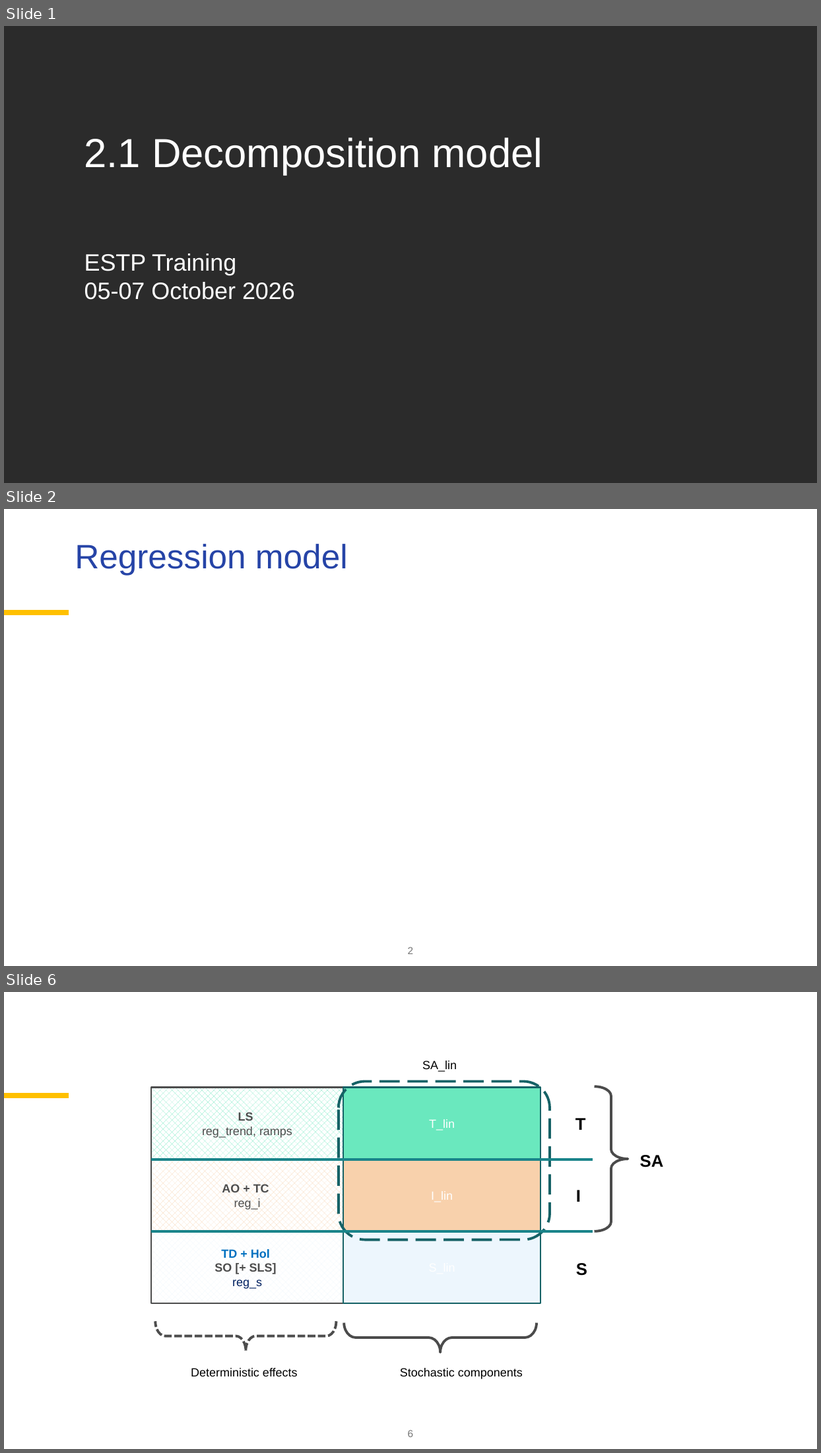
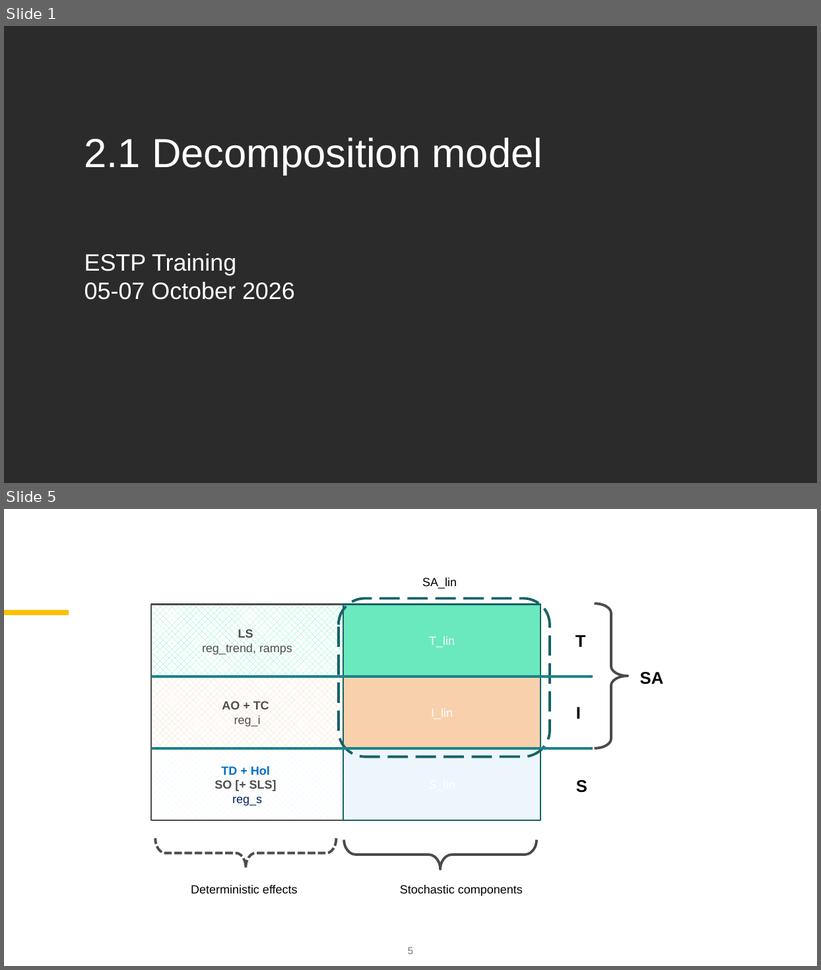
Before and after one commit to palatej/ESTP2026, a slide deck: 2.1 Decomposition model.pptx. Shown one above the other, each under a label of ours: slides 1, 2 and 6 before the commit, slides 1 and 5 after it; the slides between them are not shown. The pictures are 821x1453 and 821x970 pixels, drawn with LibreOffice and Linux fonts; fonts in the diff are those of the drawing; grey boxes stand for pictures; background and template pictures are left out; a plain dark background stands for a picture behind light text. Boxes give left, top, right and bottom in pixels: in the first picture for what was removed or moved away, otherwise in the second. Text is boxed around its words. In the diff, an @@ line names an element or a change of style, - is before the commit and + after.

```diff
--- a/2.1 Decomposition model.pptx
+++ b/2.1 Decomposition model.pptx
@@ slide 2 removed at (4, 509, 817, 966), background #FFFFFF; not listed: 1 template element that a slide beside it also shows @@
@@ title removed at (75, 543, 348, 575) @@
-Regression model
@@ page number removed at (408, 947, 414, 955) @@
-2
@@ what was slide 6 is now slide 5 @@
```
Also in this commit, not shown: 1 slide changed, 2 slides added, 2 other slides removed, 5 other files.
